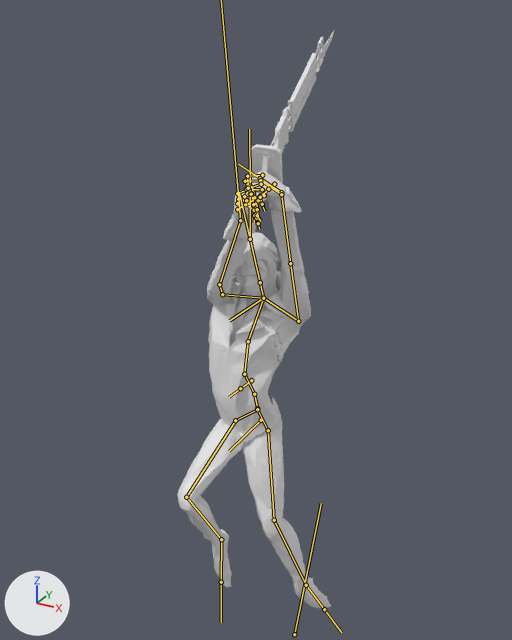
The FBX model Underhell/Assets/hero/hero underhellanik2.fbx: old version first, new version second.
Rendered twice from a 50 mm camera at (15.7, -34.0, 41.2) aimed at (-3.8, 1.4, 23.5). The axes (+X, +Y, +Z) are drawn at lower left. The lights are the same throughout. Both versions are drawn at frame 31 of the action 'szkielet|attack 1'; the numbers are the values there. The bones that bend it are drawn over the model as lines.
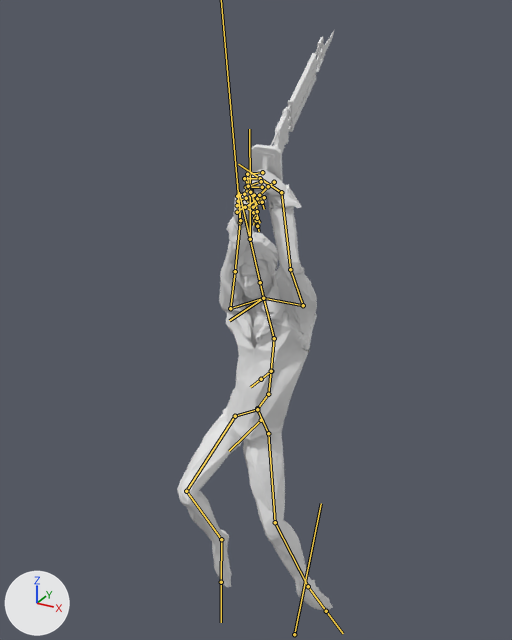
Pixel boxes (x1, y1, x2, y2) of what changed, in the pictures (512 x 640 px):
'Plane.010', posed
    before: (177, 172, 331, 609)
    after: (177, 169, 333, 611)
'Plane.011', posed
    before: (229, 271, 289, 348)
    after: (238, 271, 286, 349)
bone 'Bone.001', root to tip
    before: (257, 408) to (254, 394)
    after: (257, 408) to (268, 394)
bone 'Bone.002', root to tip
    before: (254, 394) to (244, 374)
    after: (268, 394) to (271, 371)
bone 'Bone.003', root to tip
    before: (244, 374) to (248, 341)
    after: (271, 371) to (274, 338)
bone 'Bone.004', root to tip
    before: (248, 341) to (263, 298)
    after: (274, 338) to (263, 298)
bone 'Bone.006', root to tip
    before: (222, 294) to (219, 284)
    after: (230, 308) to (235, 271)
bone 'Bone.007', root to tip
    before: (219, 284) to (240, 220)
    after: (235, 271) to (240, 222)
bone 'Bone.037', root to tip
    before: (240, 220) to (238, 200)
    after: (240, 222) to (238, 203)
bone 'Bone.009', root to tip
    before: (298, 321) to (290, 263)
    after: (303, 305) to (290, 269)
bone 'Bone.010', root to tip
    before: (290, 263) to (281, 194)
    after: (290, 269) to (281, 192)
bone 'Bone.021', root to tip
    before: (281, 194) to (262, 181)
    after: (281, 192) to (262, 179)
bone 'Bone.011', root to tip
    before: (257, 409) to (268, 430)
    after: (257, 409) to (268, 433)
bone 'Bone.012', root to tip
    before: (268, 430) to (274, 520)
    after: (268, 433) to (275, 522)
bone 'Bone.013', root to tip
    before: (274, 520) to (306, 585)
    after: (275, 522) to (308, 586)
bone 'Bone.014', root to tip
    before: (257, 409) to (235, 420)
    after: (257, 409) to (235, 416)
bone 'Bone.015', root to tip
    before: (235, 420) to (186, 497)
    after: (235, 416) to (186, 491)
bone 'Bone.016', root to tip
    before: (186, 497) to (221, 539)
    after: (186, 491) to (221, 539)

The edits, one by one:
Bone 'Bone.001' (bone_bone_001) turns from (21, 0, -1) to (-8, -2, -31) degrees about its own x, y and z.
Bone 'Bone.002' (bone_bone_002) turns from (-6, -19, 15) to (6, -22, 22) degrees about its own x, y and z.
Bone 'Bone.003' (bone_bone_003) turns from (-33, 20, -13) to (-8, 21, 9) degrees about its own x, y and z.
Bone 'Bone.004' (bone_bone_004) turns from (-8, -1, -11) to (19, -1, 7) degrees about its own x, y and z.
Bone 'Bone.006' (bone_bone_006) turns from (5, 4, -112) to (7, 45, -155) degrees about its own x, y and z.
Bone 'Bone.007' (bone_bone_007) turns from (11, -3, 25) to (-9, -15, -19) degrees about its own x, y and z.
Bone 'Bone.037' (bone_bone_037) turns from (5, 39, -19) to (12, -4, 7) degrees about its own x, y and z.
Bone 'Bone.009' (bone_bone_009) turns from (118, 79, -71) to (130, 34, -50) degrees about its own x, y and z.
Bone 'Bone.010' (bone_bone_010) turns from (-9, -2, 20) to (51, -28, -5) degrees about its own x, y and z.
Bone 'Bone.021' (bone_bone_021) turns from (-55, -66, 4) to (-99, -57, 53) degrees about its own x, y and z.
Bone 'Bone.019' (bone_bone_019) turns from (29, -3, 15) to (5, 3, -7) degrees about its own x, y and z.
Bone 'Bone.011' (bone_bone_011) turns from (0, 0, 0) to (17, -4, -17) degrees about its own x, y and z.
Bone 'Bone.012' (bone_bone_012) turns from (8, 2, -16) to (22, 18, -28) degrees about its own x, y and z.
Bone 'Bone.013' (bone_bone_013) turns from (2, 3, 31) to (2, 3, 33) degrees about its own x, y and z.
Bone 'Bone.014' (bone_bone_014) turns from (0, 0, 0) to (-5, -24, 17) degrees about its own x, y and z.
Bone 'Bone.015' (bone_bone_015) turns from (0, -25, 65) to (-6, -9, 92) degrees about its own x, y and z.
Bone 'Bone.016' (bone_bone_016) turns from (-38, -34, -68) to (-40, -33, -65) degrees about its own x, y and z.
Bone 'Bone.018' (bone_bone_018) turns from (-53, 3, -39) to (-56, 1, -41) degrees about its own x, y and z.
